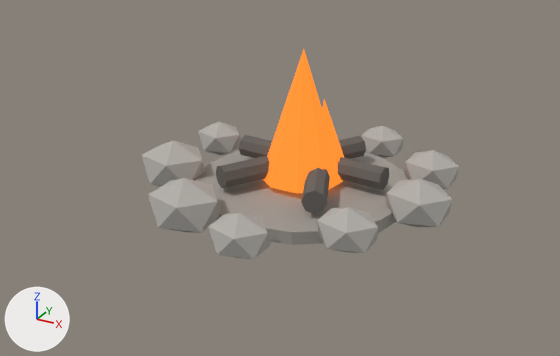
The glTF model assets/build/buildings/campfire.glb: old version first, new version second.
The view is the same before and after, from a camera (50 mm lens) standing at (1.55, -3.03, 1.57) and looking at (-0.04, -0.15, 0.13). Every picture has the same lights, and +X, +Y and +Z are marked at lower left. The older version comes first. Where no turn or scale is listed for an object, it has been applied to the vertices. Vertices at exactly the same position are counted once.

The older version as bpy lines, for what is in view:
```python
ob_flameouter = bpy.data.objects.new('flameOuter', me_cone_013)
ob_flameouter.location = (0.0, 0.0, 0.4)
ob_flameside = bpy.data.objects.new('flameSide', me_cone_015)
ob_flameside.location = (0.1, 0.05, 0.3)
ob_log = bpy.data.objects.new('log', me_cone_010)
ob_log.location = (0.074, 0.031, 0.14)
ob_log_001 = bpy.data.objects.new('log.001', me_cone_011)
ob_log_001.location = (0.006, 0.08, 0.14)
ob_log_002 = bpy.data.objects.new('log.002', me_cone_012)
ob_log_002.location = (-0.069, 0.041, 0.14)
ob_ringstone_001 = bpy.data.objects.new('ringStone.001', me_icosphere_004)
ob_ringstone_001.location = (0.0, 0.0, 0.0)
# also in view: 'ringStone.005' at (-0.61, -0.19, 0.09); 'ringStone.008' at (0.42, -0.41, 0.09); 'ringStone.004' at (-0.62, 0.24, 0.09); 'ringStone.007' at (0.06, -0.66, 0.09); 'ringStone.006' at (-0.3, -0.54, 0.09)
```
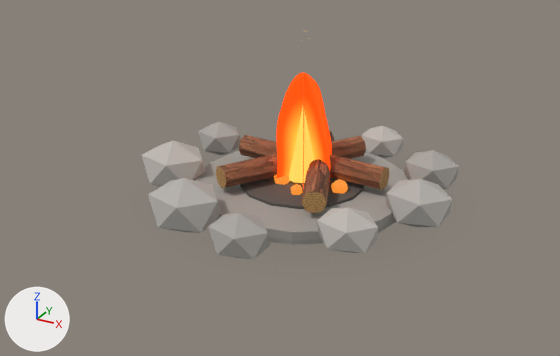
Where the change shows, as pixel boxes (x1, y1, x2, y2) in the pictures (560 x 356 px):
'flameOuter', deleted: before (263, 49, 343, 193)
'flameCard.002', added (orange): after (276, 37, 332, 178)
'emberBed', added: after (240, 177, 364, 209)
'flameCard.001', added (orange): after (282, 73, 330, 182)
'flameCore', added: after (289, 107, 314, 183)
'flameSide', deleted: before (322, 99, 344, 162)
'ember', added: after (331, 179, 348, 194)
'ember.004', added: after (274, 174, 290, 185)
'ember.005', added: after (291, 184, 303, 195)
part 1 of me_cone_010, recoloured: before (301, 168, 330, 202); after (301, 131, 334, 202)
part 2 of me_cone_010, recoloured (dark grey to brown): (301, 191, 327, 214) in both
part 3 of me_cone_011, recoloured: (239, 135, 386, 189) in both
part 4 of me_cone_011, recoloured (dark grey to brown): (379, 168, 390, 190) in both
part 5 of me_cone_012, recoloured: (221, 136, 366, 188) in both
part 6 of me_cone_012, recoloured (dark grey to brown): (216, 166, 226, 188) in both

Edits to the bpy script that builds the scene:
```text
Add mat_bark_002:
    mat_bark_002 = bpy.data.materials.new('bark.002')
    # uses the picture img_bark
    # uses the picture img_bark_n
    # uses the picture img_bark_r
Add mat_logend_002:
    mat_logend_002 = principled_material('logEnd.002')
    mat_logend_002.texture = img_log_end
    mat_logend_002.roughness = 0.9
Add mat_flamecard_002:
    mat_flamecard_002 = bpy.data.materials.new('flameCard.002')
    # uses the picture img_flame
Change me_cone_010:
    where me_cone_010.from_pydata(...)  # 16 vertices, 28 faces; spans x -0.203..0.203, y -0.381..0.381, z -0.055..0.055
    me_cone_010 part 1: 16 faces spanning x -0.203..0.203, y -0.381..0.381, z -0.055..0.055 switch from mat_soot_002 (dark grey #65615d) to mat_bark_002
    me_cone_010 part 2: 12 faces spanning x -0.203..0.203, y -0.381..0.381, z -0.055..0.055 switch from mat_soot_002 (dark grey #65615d) to mat_logend_002 (picture img_log_end)
Change me_cone_011:
    where me_cone_011.from_pydata(...)  # 16 vertices, 28 faces; spans x -0.393..0.393, y -0.082..0.082, z -0.055..0.055
    me_cone_011 part 3: 16 faces spanning x -0.393..0.393, y -0.082..0.082, z -0.055..0.055 switch from mat_soot_002 (dark grey #65615d) to mat_bark_002
    me_cone_011 part 4: 12 faces spanning x -0.393..0.393, y -0.082..0.082, z -0.055..0.055 switch from mat_soot_002 (dark grey #65615d) to mat_logend_002 (picture img_log_end)
Change me_cone_012:
    where me_cone_012.from_pydata(...)  # 16 vertices, 28 faces; spans x -0.248..0.248, y -0.363..0.363, z -0.055..0.055
    me_cone_012 part 5: 16 faces spanning x -0.248..0.248, y -0.363..0.363, z -0.055..0.055 switch from mat_soot_002 (dark grey #65615d) to mat_bark_002
    me_cone_012 part 6: 12 faces spanning x -0.248..0.248, y -0.363..0.363, z -0.055..0.055 switch from mat_soot_002 (dark grey #65615d) to mat_logend_002 (picture img_log_end)
Remove ob_flameouter:
    ob_flameouter = bpy.data.objects.new('flameOuter', me_cone_013)
Remove ob_flameside:
    ob_flameside = bpy.data.objects.new('flameSide', me_cone_015)
Add ob_flamecard:
    ob_flamecard = bpy.data.objects.new('flameCard', me_plane_003)  # 4 vertices, 2 faces; spans x -0.15..0.15, y -0.26..0.26, z -0.36..0.36
    ob_flamecard.location = (0.0, 0.0, 0.43)
Add ob_flamecore:
    ob_flamecore = bpy.data.objects.new('flameCore', me_cone_014_1)  # an 8-sided cone pointing to +z spanning x -0.085..0.085, y -0.085..0.085, z -0.18..0.18; in mat_flamecore_002 (brown #896127, glowing orange #ffbc50)
    ob_flamecore.location = (0.0, 0.0, 0.27)
Add ob_flamecard_002:
    ob_flamecard_002 = bpy.data.objects.new('flameCard.002', me_plane_002)  # 4 vertices, 2 faces; spans x -0.173..0.173, y -0.299..0.299, z -0.32..0.32
    ob_flamecard_002.location = (0.0, 0.0, 0.43)
Add ob_flamecard_001:
    ob_flamecard_001 = bpy.data.objects.new('flameCard.001', me_plane_001)  # 4 vertices, 2 faces; spans x -0.3..0.3, y 0.0, z -0.36..0.36
    ob_flamecard_001.location = (0.0, 0.0, 0.43)
Add ob_ember:
    ob_ember = bpy.data.objects.new('ember', me_icosphere_017)  # an icosphere of 20 faces spanning x -0.0394..0.0394, y -0.0374..0.0374, z -0.044..0.044; in mat_ember_002 (brown #814b27, glowing orange #ed8a2c)
    ob_ember.location = (0.208, -0.028, 0.085)
Add ob_emberbed:
    ob_emberbed = bpy.data.objects.new('emberBed', me_cone_010_1)  # a 14-sided cylinder along z spanning x -0.292..0.292, y -0.3..0.3, z -0.018..0.018; in mat_dark_002 (dark grey #595550)
    ob_emberbed.location = (0.0, 0.0, 0.055)
Add ob_ember_005:
    ob_ember_005 = bpy.data.objects.new('ember.005', me_icosphere_016)  # an icosphere of 20 faces spanning x -0.0286..0.0286, y -0.0272..0.0272, z -0.032..0.032; in mat_ember_002 (brown #814b27, glowing orange #ed8a2c)
    ob_ember_005.location = (0.047, -0.148, 0.085)
Add ob_ember_004:
    ob_ember_004 = bpy.data.objects.new('ember.004', me_icosphere_017.copy())
    ob_ember_004.location = (-0.073, -0.068, 0.085)
```
